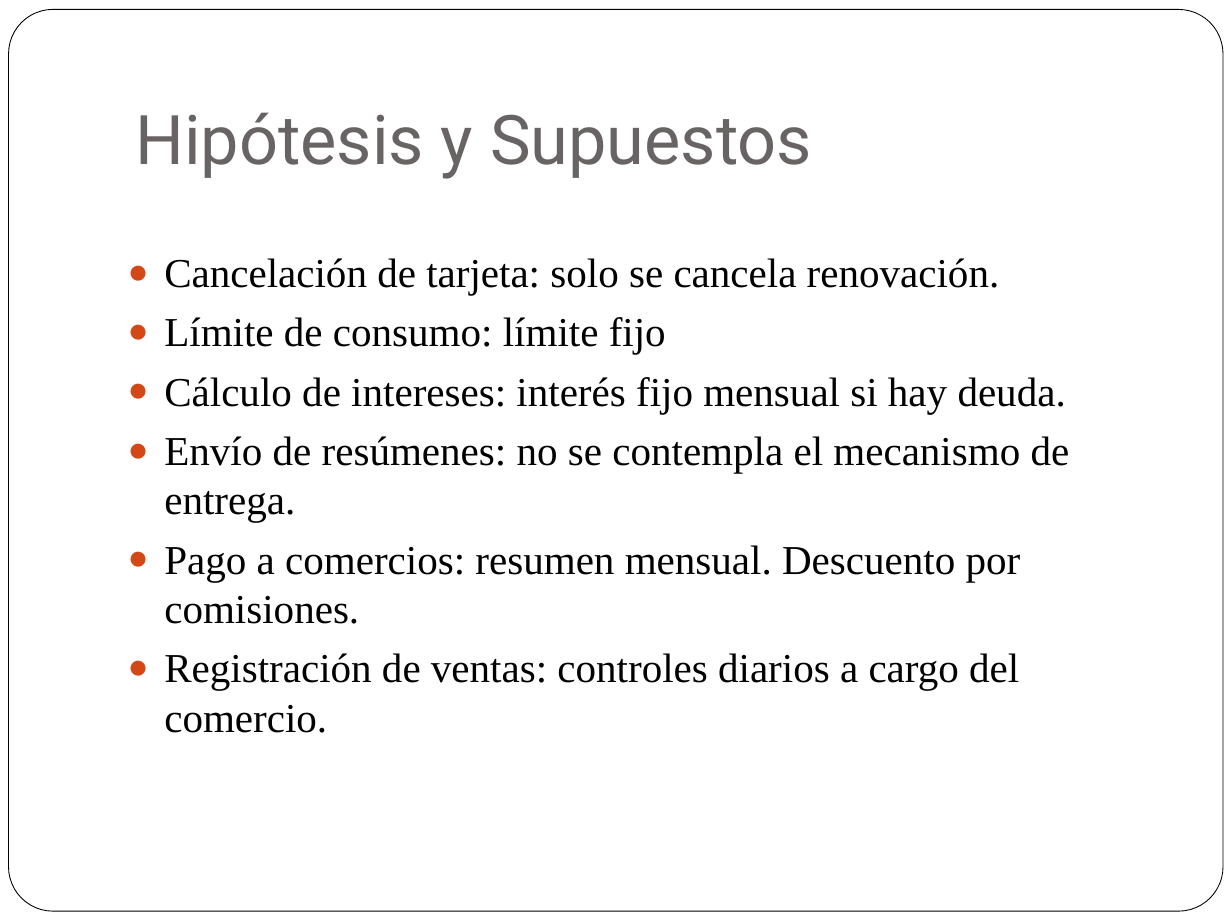
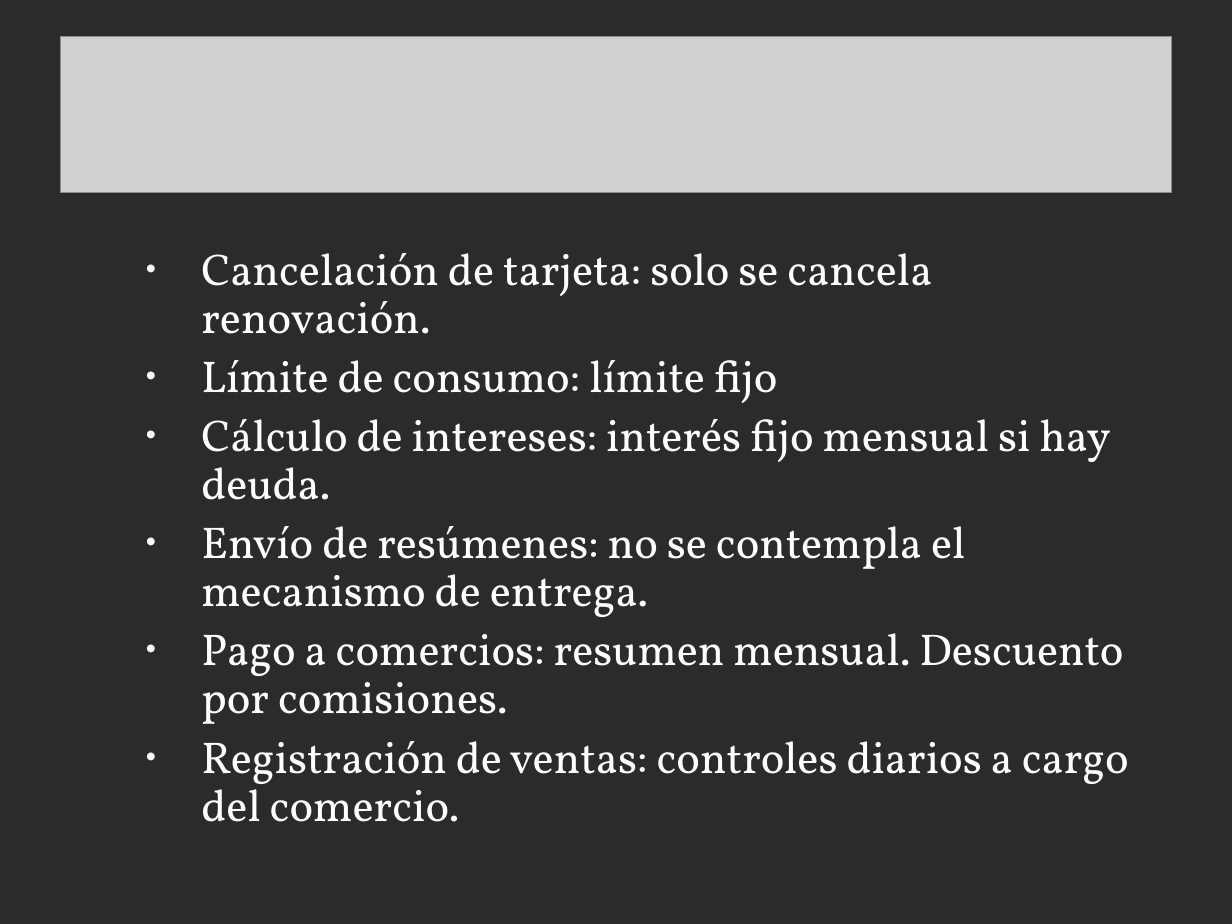
Before and after one commit to hernanfiuba24/fiuba-7509-shoppycard-g4, a slide deck: slide 5 of presentation/presentacion.ppt. Drawn at 1232x924 pixels with LibreOffice and Linux fonts; fonts in the diff are those of the drawing; grey boxes stand for pictures; background and template pictures are left out; a plain dark background stands for a picture behind light text. Boxes give left, top, right and bottom in pixels: in the first picture for what was removed or moved away, otherwise in the second. Text is boxed around its words. In the diff, an @@ line names an element or a change of style, - is before the commit and + after.

```diff
--- a/presentation/presentacion.ppt
+++ b/presentation/presentacion.ppt
@@ background #FFFFFF to picture (left out) @@
@@ rounded rectangle removed at [9,10,1223,912] @@
@@ picture added at [60,36,1170,192] @@
@@ title removed at [136,112,812,179] @@
-Hipótesis y Supuestos
@@ text "Cancelación de tarjeta: solo se ..." at [201,253,1129,822]: size 24.1 to 26 pt, font Times New Roman to Vollkorn, text colour #000000 to #FFFFFF; bullet ● to •; line spacing 1 to 0.9; bullet colour #D34817 to #F9F9F9 @@
```
Also in this commit, not shown: 6 other slides changed, 6 slides added, 6 slides removed.
